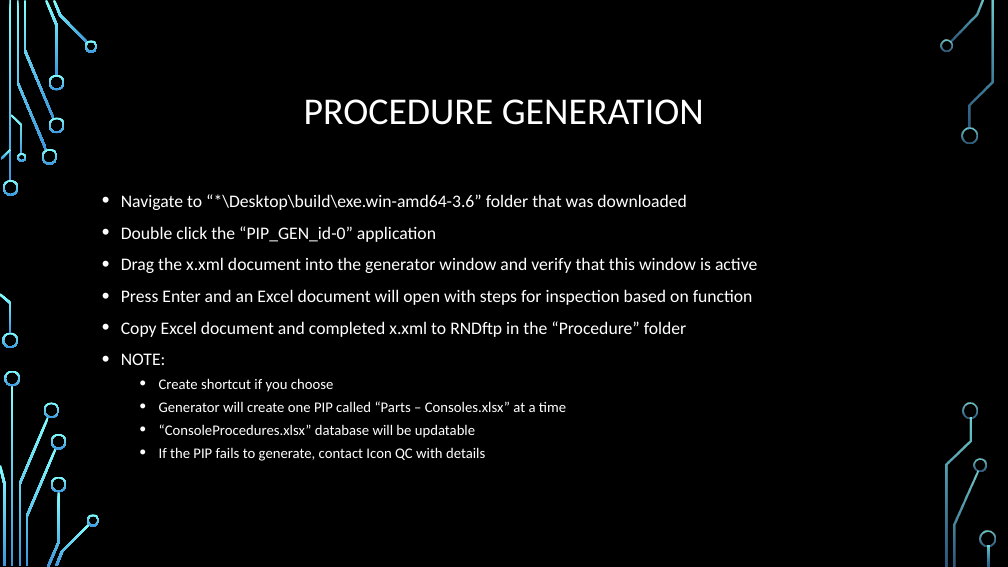
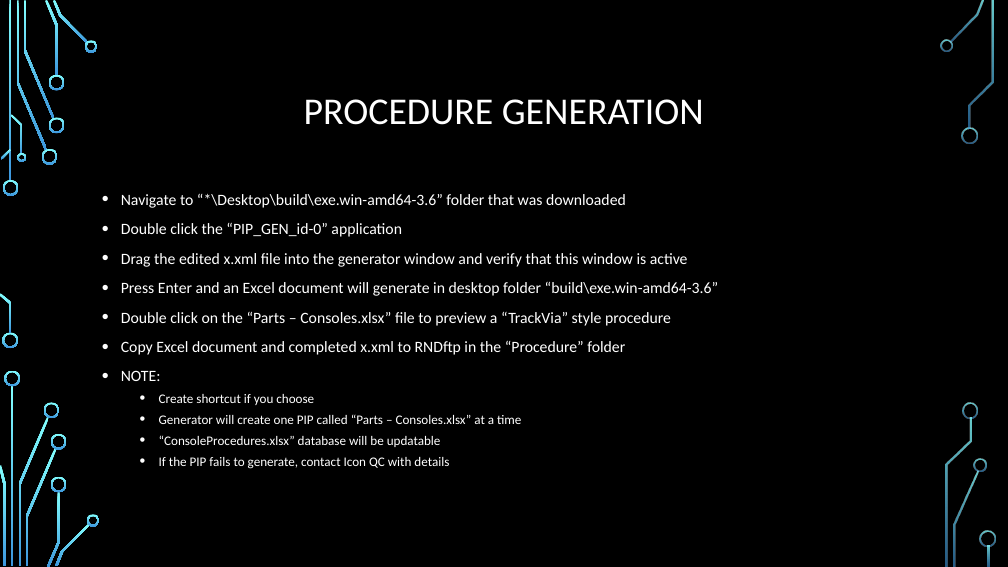
Before and after one commit to Jajukym/hello-world, a slide deck: slide 3 of python3.6/PIP_GEN_id-0/PIP_GEN_Procedure.pptx. Drawn at 1008x567 pixels with LibreOffice and Linux fonts; fonts in the diff are those of the drawing; background and template pictures are left out. Boxes give left, top, right and bottom in pixels: in the first picture for what was removed or moved away, otherwise in the second. Text is boxed around its words. In the diff, an @@ line names an element or a change of style, - is before the commit and + after.

```diff
--- a/python3.6/PIP_GEN_id-0/PIP_GEN_Procedure.pptx
+++ b/python3.6/PIP_GEN_id-0/PIP_GEN_Procedure.pptx
@@ text at [121,194,626,469]: size 16.8 to 15 pt in "Navigate to “*\Desktop\build\exe.win-amd64-3.6” folder that  ...", "Double click the “PIP_GEN_id-0” application", "Copy Excel document and completed x.xml to ...", "NOTE:"; size 14 to 12.5 pt in "Create shortcut if you choose", "Generator will create one PIP called “Parts ...", "“ConsoleProcedures.xlsx” database will be updatable", "If the PIP fails to generate, contact ..." @@
@@ text at [121,253,719,326]: text changed; size 16.8 to 15 pt @@
-• Drag the x.xml document into the generator window and verify that this window is active
-• Press Enter and an Excel document will open with steps for inspection based on function
+• Drag the edited x.xml file into the generator window and verify that this window is active
+• Press Enter and an Excel document will generate in desktop folder “build\exe.win-amd64-3.6”
+• Double click on the “Parts – Consoles.xlsx” file to preview a “TrackVia” style procedure
```
Also in this commit, not shown: 1 other slide changed, 6 other files.
